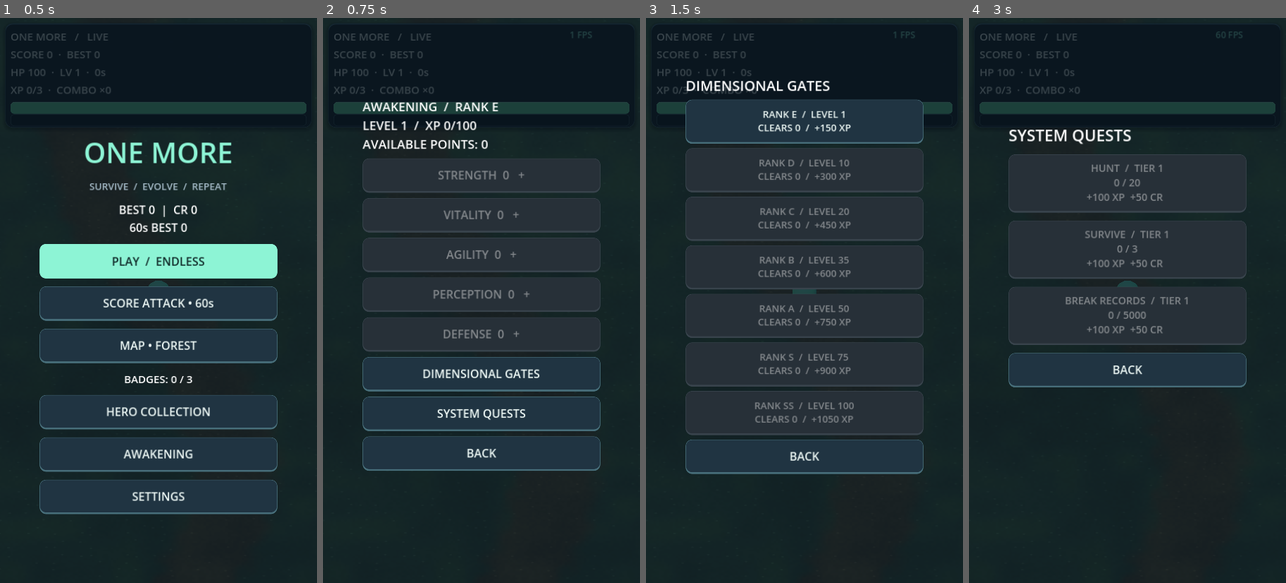
Above: before the commit, frames 1-4 (left to right).
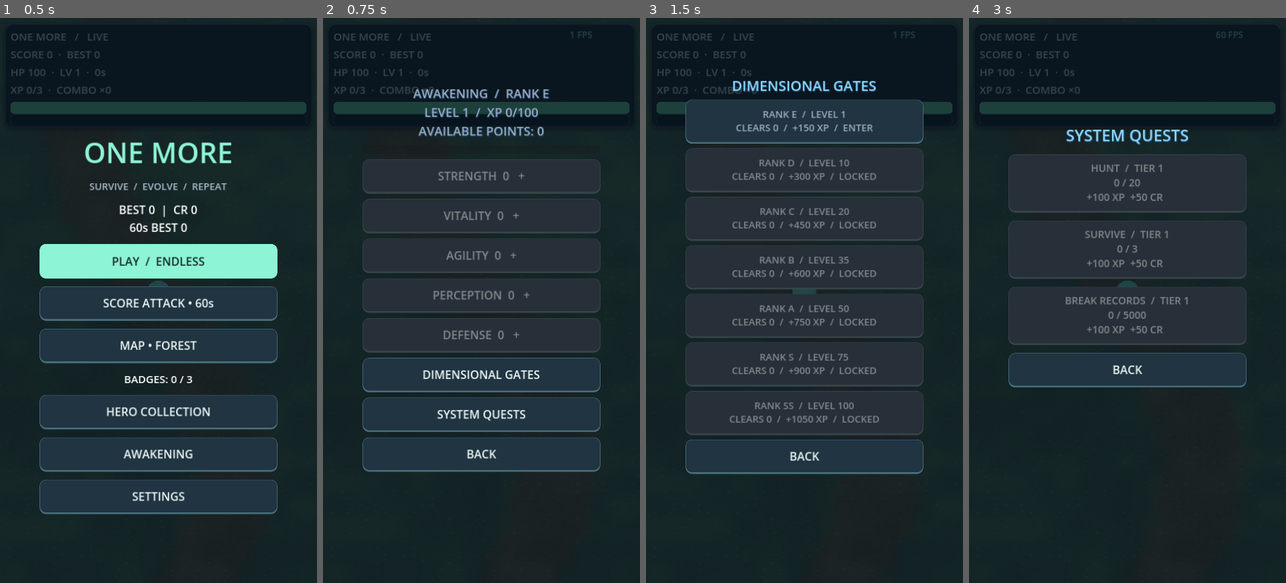
Above: after the commit, the same moments.

Repository: gemini13334-beep/---
Game: Godot game, scene res://main.tscn
The game is run twice, just before and just after one commit, with the same random seed, the same clock (stepped at 60 frames per second) and the same inputs.
Inputs:
- Up to frame 1 (0.5 s): no input
- Up to frame 2 (0.75 s): click "AWAKENING" at 0.5 s
- Up to frame 3 (1.5 s): click "DIMENSIONAL GATES" at 1.25 s
- Up to frame 4 (3 s): click "BACK" at 2 s; click "SYSTEM QUESTS" at 2.75 s

Frame 1 is identical in both runs. In frame 2, 5.3% of the frame differs, in the area x 12-88%, y 12-81%; in frame 3, 3.0%; in frame 4, 0.9%.

Commit message:
Polish 06: awakening experience bar and rank-colored system panels

Diff:
--- a/one-more/arena.gd
+++ b/one-more/arena.gd
@@ -490,14 +490,32 @@
 		stat_points += 3
 	hunter_xp = mini(hunter_xp,hunter_level*100-1)
 
+const SYSTEM_RANK_COLORS = ["#9daebf","#71d8ad","#65baff","#a995ff","#f2bb65","#ff7777","#f7e4ff"]
+var awakening_xp_bar: ProgressBar
+func system_heading(label: Label) -> void:
+	label.add_theme_color_override("font_color",Color("#8edbff"))
+	label.add_theme_color_override("font_shadow_color",Color("#153f6a"))
+	label.add_theme_constant_override("shadow_offset_x",1)
+	label.add_theme_constant_override("shadow_offset_y",2)
+	label.horizontal_alignment = HORIZONTAL_ALIGNMENT_CENTER
+
 func build_awakening(layer: CanvasLayer) -> void:
 	awakening_panel = VBoxContainer.new()
 	layer.add_child(awakening_panel)
-	awakening_panel.position = Vector2(90,180)
+	awakening_panel.position = Vector2(90,150)
 	awakening_panel.add_theme_constant_override("separation",12)
 	awakening_status = Label.new()
 	awakening_status.add_theme_font_size_override("font_size",28)
 	awakening_panel.add_child(awakening_status)
+	system_heading(awakening_status)
+	awakening_xp_bar = ProgressBar.new()
+	awakening_xp_bar.custom_minimum_size = Vector2(540,20)
+	awakening_xp_bar.show_percentage = false
+	var xp_fill := StyleBoxFlat.new()
+	xp_fill.bg_color = Color("#58baff")
+	xp_fill.set_corner_radius_all(5)
+	awakening_xp_bar.add_theme_stylebox_override("fill",xp_fill)
+	awakening_panel.add_child(awakening_xp_bar)
 	for i in range(5):
 		stat_buttons.append(menu_button(awakening_panel,"",spend_stat.bind(i)))
 	menu_button(awakening_panel,"DIMENSIONAL GATES",show_gates)
@@ -508,6 +526,10 @@
 	awakening_panel.hide()
 
 func refresh_awakening() -> void:
+	awakening_xp_bar.max_value = hunter_level*100
+	awakening_xp_bar.value = hunter_xp
+	var rank_index := GATE_RANKS.find(hunter_rank())
+	awakening_status.add_theme_color_override("font_color",Color(SYSTEM_RANK_COLORS[maxi(0,rank_index)]))
 	awakening_status.text = "AWAKENING  /  RANK %s\nLEVEL %d  /  XP %d/%d\nAVAILABLE POINTS: %d" % [hunter_rank(),hunter_level,hunter_xp,hunter_level*100,stat_points]
 	for i in range(5):
 		stat_buttons[i].text = "%s  %d   +" % [STAT_NAMES[i],hunter_stats[i]]
@@ -546,6 +568,7 @@
 	var heading := Label.new()
 	heading.text = "SYSTEM QUESTS"
 	heading.add_theme_font_size_override("font_size",36)
+	system_heading(heading)
 	quest_panel.add_child(heading)
 	for i in range(3):
 		var btn := menu_button(quest_panel,"",claim_quest.bind(i))
@@ -594,6 +617,7 @@
 	var heading := Label.new()
 	heading.text = "DIMENSIONAL GATES"
 	heading.add_theme_font_size_override("font_size",32)
+	system_heading(heading)
 	gate_panel.add_child(heading)
 	for i in range(7):
 		var btn := menu_button(gate_panel,"",enter_gate.bind(i))
@@ -609,6 +633,8 @@
 	for i in range(7):
 		gate_buttons[i].text = "RANK %s  /  LEVEL %d\nCLEARS %d  /  +%d XP" % [GATE_RANKS[i],GATE_LEVELS[i],gate_wins[i],150*(i+1)]
 		gate_buttons[i].disabled = hunter_level < int(GATE_LEVELS[i])
+		gate_buttons[i].add_theme_color_override("font_color",Color(SYSTEM_RANK_COLORS[i]))
+		gate_buttons[i].text += "  /  LOCKED" if gate_buttons[i].disabled else "  /  ENTER"
 
 func enter_gate(index: int) -> void:
 	if index < 0 or index >= 7 or hunter_level < int(GATE_LEVELS[index]):
